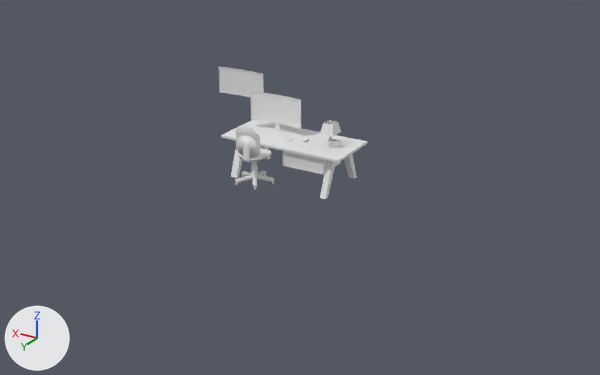
Two versions of the Blender file assets/3d/householdModels.blend, one commit apart.
Before and after are seen from a 50 mm lens placed at (-14.05, 20.55, 10.23), pointed at (-1.47, -0.42, -0.26). Every picture has the same lights, and +X, +Y and +Z are marked at lower left.
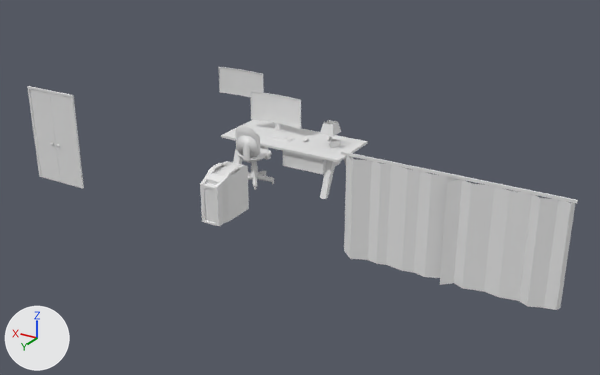
The newer file is also turned or shifted as a whole; pictures and numbers use the older file's frame.

Location of each change, (x1, y1, x2, y2) in pixels of the pictures (600 x 375 px):
'Plane', added: after (344, 156, 575, 310)
'Cube.011', added: after (30, 89, 81, 188)
'Cube.013', added: after (200, 161, 249, 226)
'Cube.012', added: after (341, 151, 578, 204)
'Cube.010', added: after (27, 86, 84, 189)

What the commit changed:
Mesh me_cube_020 is new.
It has 207 vertices, 416 faces and spans x -1.0..1.0, y -1.0..1.0, z -1.0..1.17.
Mesh me_plane is new.
It has 38 vertices, 18 faces and spans x -1.0..0.97, y -1.0..1.05, z 0.0..0.19.
Mesh me_cube_018 is new.
It is a box spanning x -1.0..1.0, y -1.0..1.0, z -1.0..1.0.
Mesh me_cube_002 is new.
It has 20 vertices, 18 faces and spans x -1.0..1.0, y -1.0..1.0, z -1.0..1.0.
Mesh me_cube is new.
It has 24 vertices, 22 faces and spans x -1.0..1.0, y -1.0..1.0, z -1.0..1.0.
Object 'Cube.013' (ob_cube_013) is new; it shows me_cube_020.
Its location is (-0.24, 1.96, 0.14).
Its scale is (0.362, 0.747, 0.716).
Object 'Plane' (ob_plane) is new; it shows me_plane.
Its location is (-7.36, 2.02, 0.75).
Its rotation in degrees is (-90, 0, 0).
Its scale is (3.07, 1.48, 1.0).
Object 'Cube.012' (ob_cube_012) is new; it shows me_cube_018.
Its location is (-7.36, 2.02, 2.26).
Its scale is (3.12, 0.0259, 0.0385).
Object 'Cube.011' (ob_cube_011) is new; it shows me_cube_002.
Its location is (6.71, 2.01, 0.65).
Its scale is (1.0, 0.0194, 1.62).
Object 'Cube.010' (ob_cube_010) is new; it shows me_cube.
Its location is (6.69, 2.02, 0.68).
Its scale is (1.04, 0.0282, 1.64).
